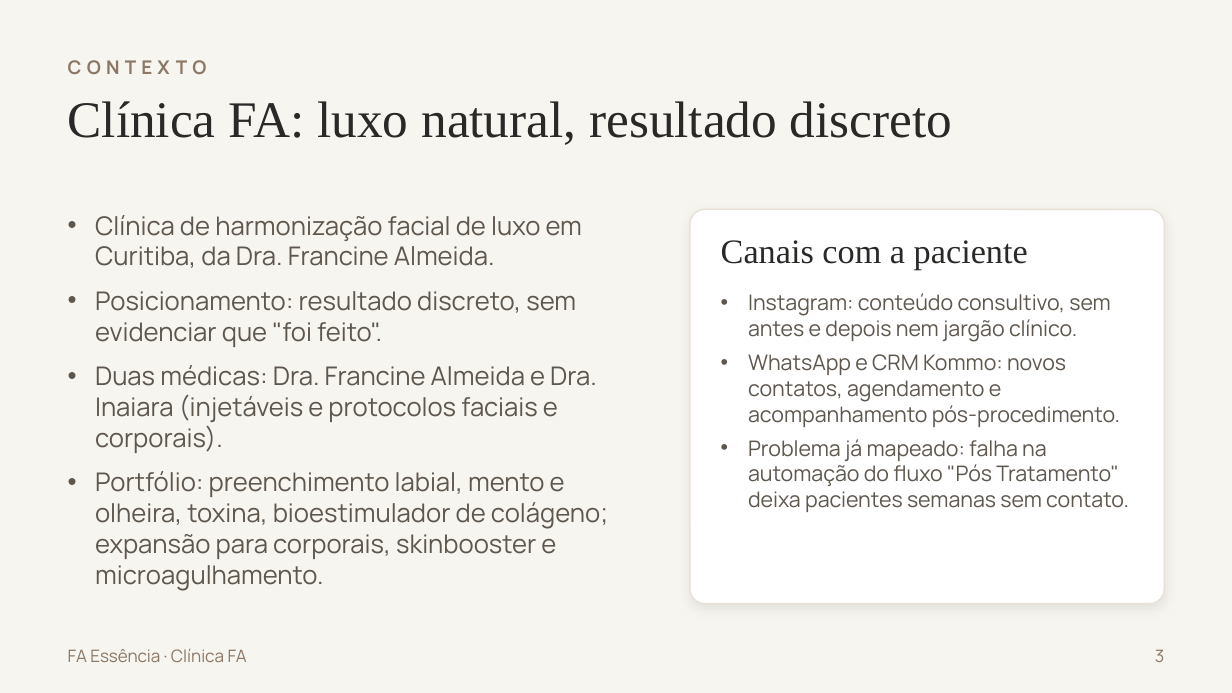
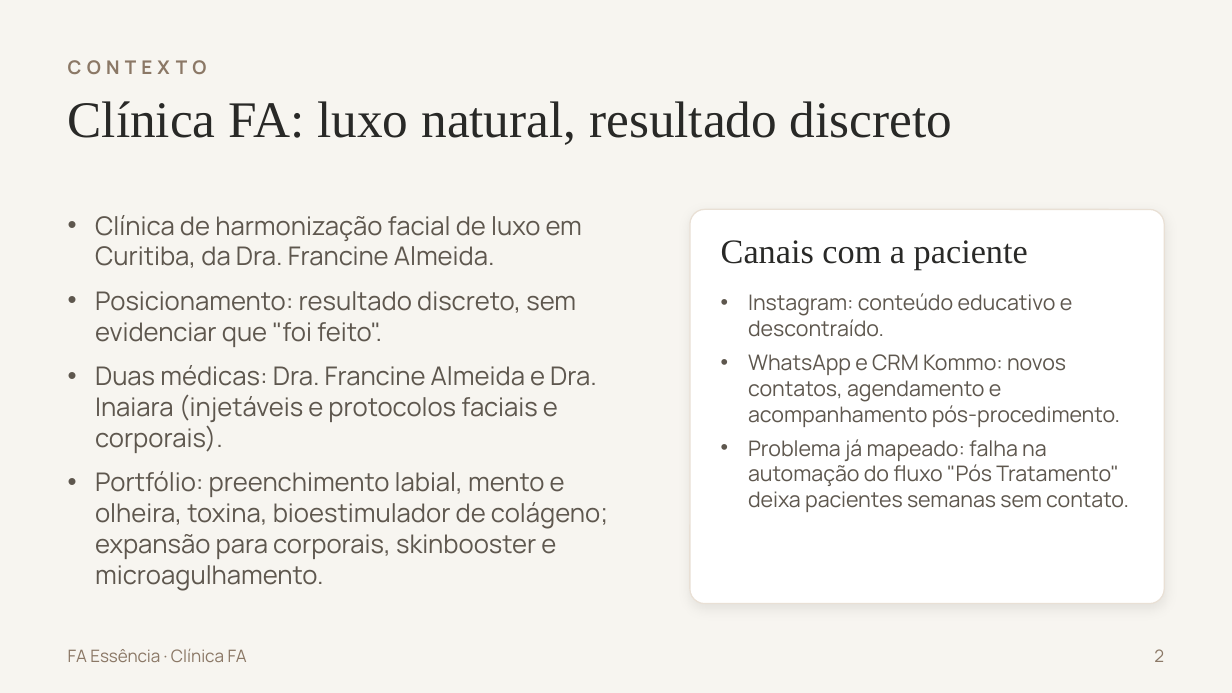
Before and after one commit to joaogstrapa10-cell/strapa.ai, a slide deck: slide 2 of FA-Essencia-Apresentacao.pptx (slide 3 before the commit). Drawn at 1232x693 pixels with LibreOffice and Linux fonts; fonts in the diff are those of the drawing. Boxes give left, top, right and bottom in pixels: in the first picture for what was removed or moved away, otherwise in the second. Text is boxed around its words. In the diff, an @@ line names an element or a change of style, - is before the commit and + after.

```diff
--- a/FA-Essencia-Apresentacao.pptx
+++ b/FA-Essencia-Apresentacao.pptx
@@ text at [748,293,1072,337]: text changed @@
-• Instagram: conteúdo consultivo, sem antes e depois nem jargão clínico.
+• Instagram: conteúdo educativo e descontraído.
@@ text at [1154,649,1164,662]: text changed @@
-3
+2
```
Also in this commit, not shown: 18 other slides changed, 5 slides removed, 1 other file.
